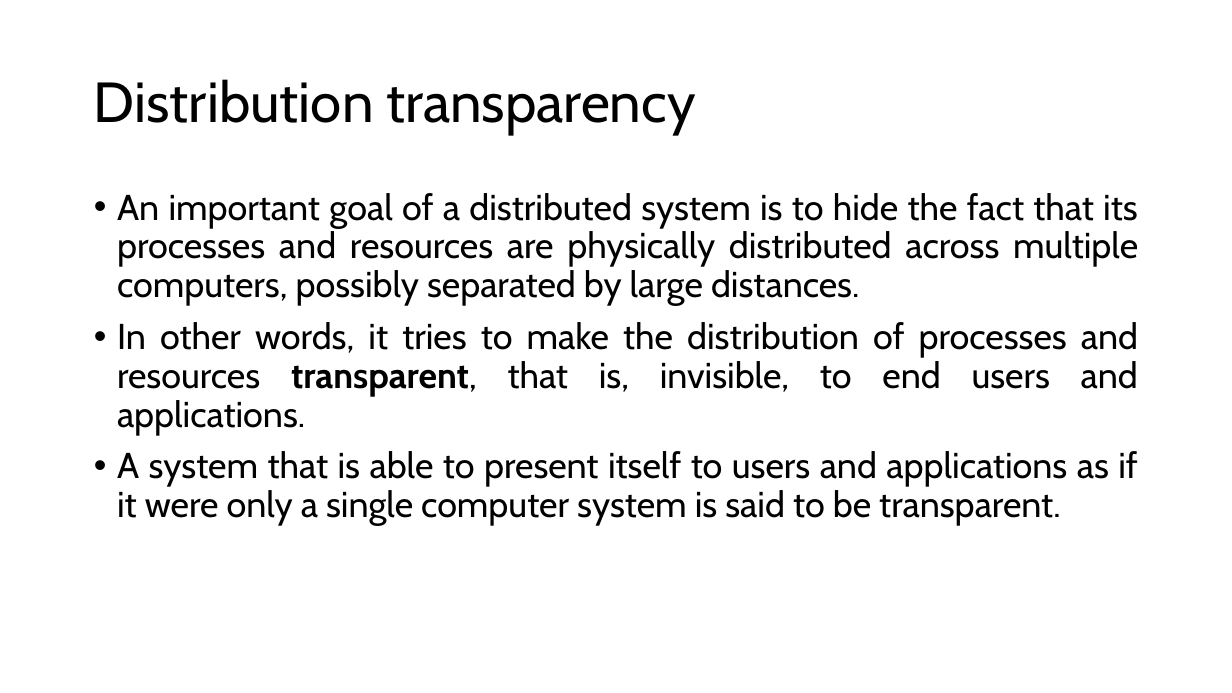
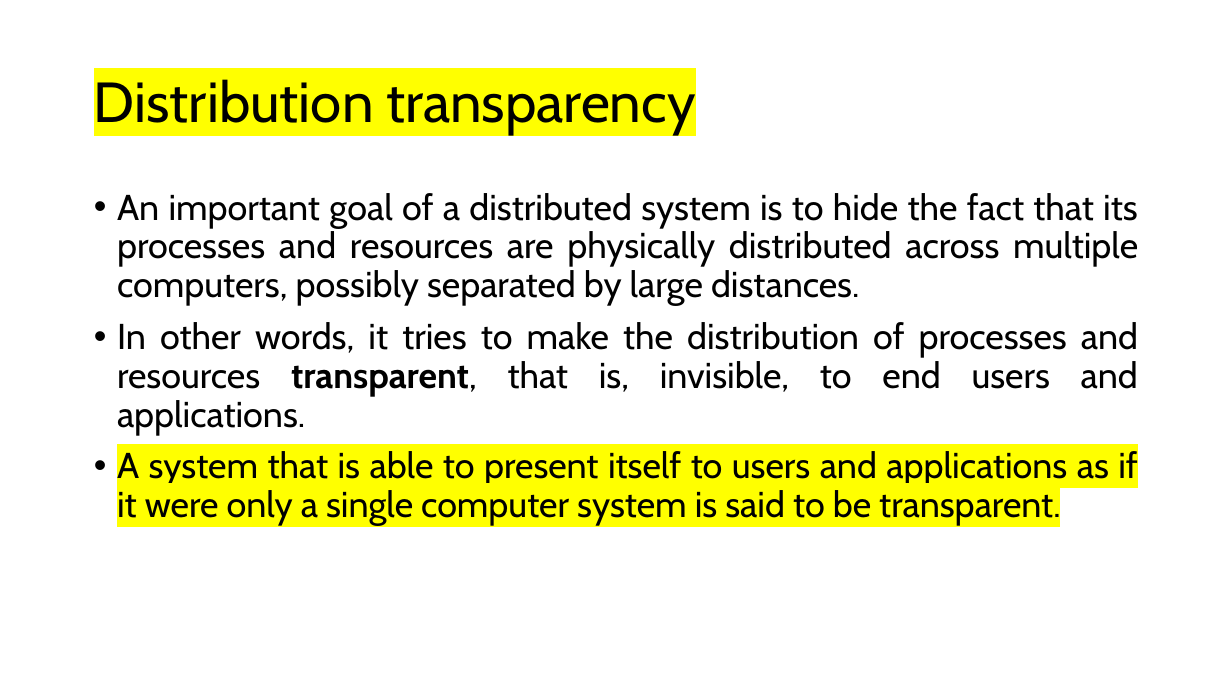
Before and after one commit to Rakibul1411/6th-Semester, a slide deck: slide 8 of CSE-601/Academia Slides-Books/Lecure 02.pptx. Drawn at 1232x693 pixels with LibreOffice and Linux fonts; fonts in the diff are those of the drawing. Boxes give left, top, right and bottom in pixels: in the first picture for what was removed or moved away, otherwise in the second. Text is boxed around its words. In the diff, an @@ line names an element or a change of style, - is before the commit and + after.

```diff
--- a/CSE-601/Academia Slides-Books/Lecure 02.pptx
+++ b/CSE-601/Academia Slides-Books/Lecure 02.pptx
@@ title "Distribution transparency" at [94, 79, 695, 135]: highlight none to #FFFF00 @@
@@ text at [117, 451, 1138, 526]: highlight none to #FFFF00 in "A system that is able to present ..." @@
```
Also in this commit, not shown: 7 other slides changed, 12 other files.
